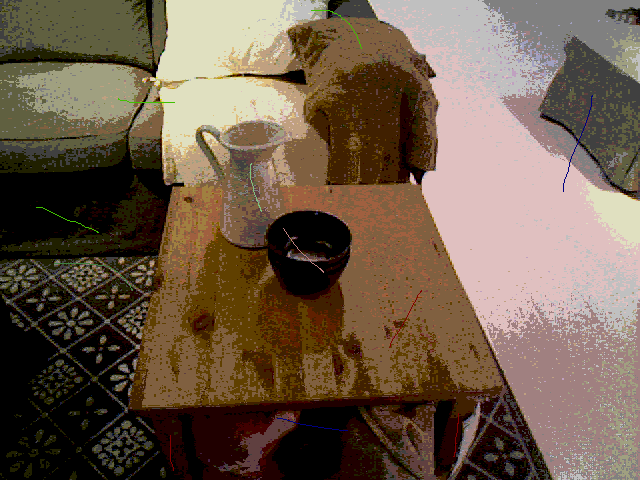
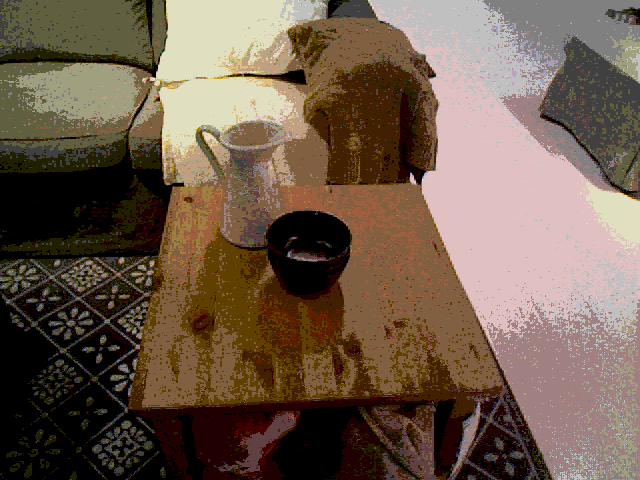
Layers edited between the first and the second (640, 480) image:
removed layer "Layer #1" over (36, 10, 593, 471)
